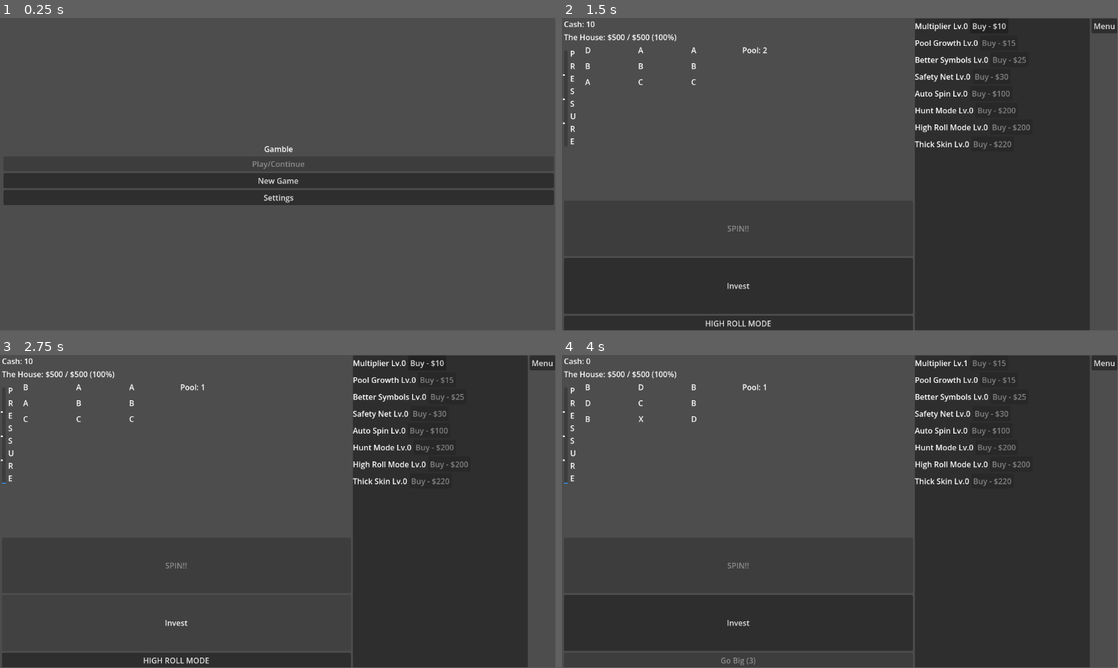
Above: before the commit, frames 1-4 (two rows, left to right).
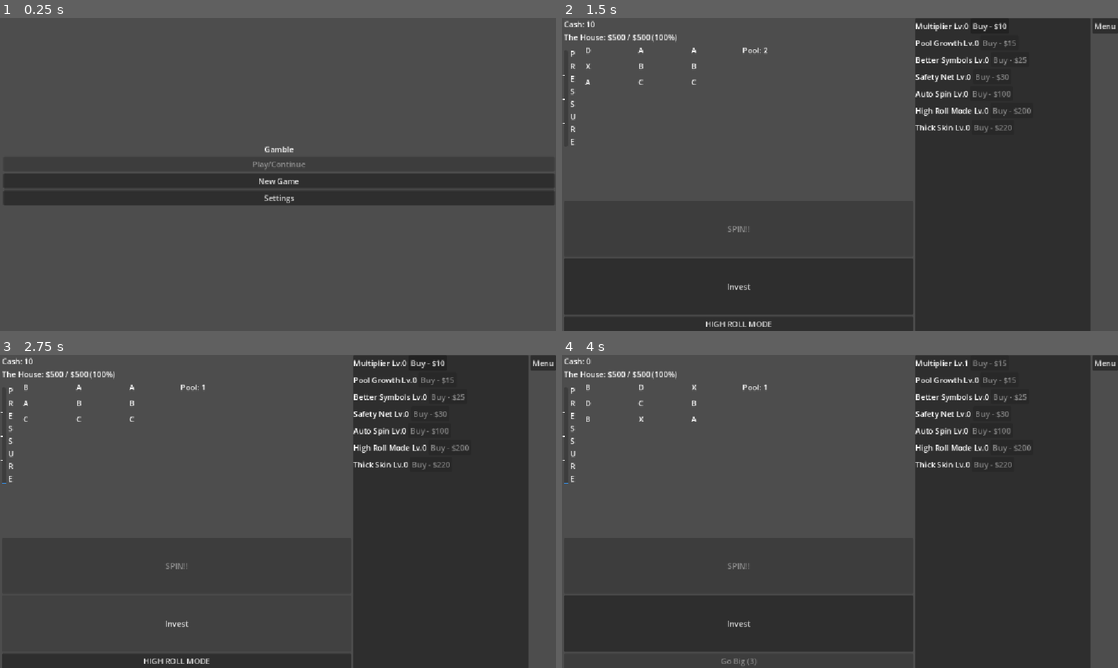
Above: after the commit, the same moments.

Repository: CarterLaFrenz/idle-casino-game
Game: Godot game, scene res://menu.tscn
Two runs of this game, one before a commit and one after it. Both use one fixed random seed, a clock stepped at 60 frames per second and the inputs below.
Inputs:
- Up to frame 1 (0.25 s): no input
- Up to frame 2 (1.5 s): click "New Game" at 0.5 s; click "SPIN!!" at 1.25 s
- Up to frame 3 (2.75 s): click "Invest" at 2 s
- Up to frame 4 (4 s): click "HIGH ROLL MODE" at 2.75 s; click "Buy - $10" at 3.5 s
In our replay, the window is 799x449 before the commit and 800x450 after it. These sizes can differ from the game's own. Grey fills any space a smaller window leaves; there, only what the larger window draws over its background counts as a difference.

The runs differ from the first frame. In frame 1, 0.3% of the frame differs, in the area x 45-100%, y 40-60%; in frame 2, 2.5%, in the area x 0-100%, y 0-100%; in frame 3, 2.5%; in frame 4, 2.3%.

Commit message:
Remove obsolete hunt_mode resource, tune skull symbol

Diff:
--- a/data/symbols/skull.tres
+++ b/data/symbols/skull.tres
@@ -7,6 +7,6 @@
 id = "X"
 display_name = "Skull"
 base_value = 0
-weight = 12
+weight = 25
 is_bust = true
 metadata/_custom_type_script = "uid://baysx3rlewcf8"
--- a/data/upgrades/hunt_mode.tres
+++ /dev/null
@@ -1,14 +0,0 @@
-[gd_resource type="Resource" script_class="UpgradeData" format=3 uid="uid://b72yhv1e0x5xu"]
-
-[ext_resource type="Script" uid="uid://ufkmj78wsthr" path="res://upgrade_data.gd" id="1_w1rl5"]
-
-[resource]
-script = ExtResource("1_w1rl5")
-display_name = "Hunt Mode"
-description = "High risk, High reward"
-effect_type = "hunt_mode"
-effect_per_level = 0.0
-base_cost = 200
-max_level = 1
-shop_order = 6
-metadata/_custom_type_script = "uid://ufkmj78wsthr"
--- a/project.godot
+++ b/project.godot
@@ -12,13 +12,17 @@
 
 config/name="Gambling"
 run/main_scene="uid://7mo1nh5nrrna"
-config/features=PackedStringArray("4.6", "Mobile")
+config/features=PackedStringArray("4.7", "Mobile")
 config/icon="res://icon.svg"
 
 [autoload]
 
 UpgradeManager="*uid://bt2rdpt5dyhui"
 HouseManager="*uid://drfq8c62fgggh"
+
+[display]
+
+window/stretch/mode="canvas_items"
 
 [physics]
 
